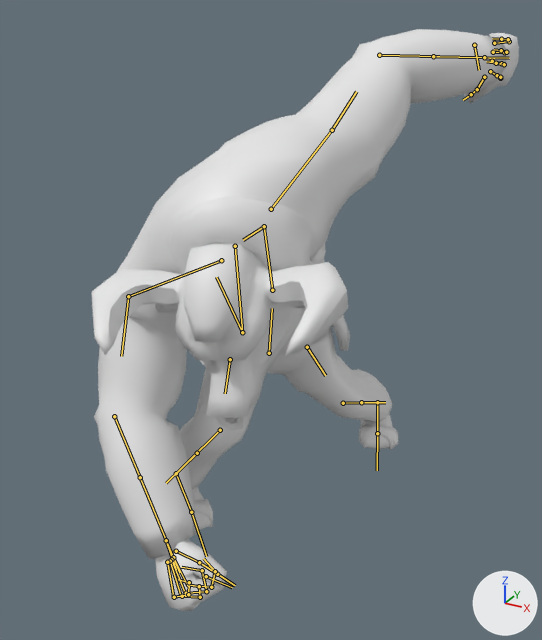
A saved change to the FBX model Assets/ART/Animation/Minotaurus/Combat/FistWeapon/Minotaurus_ATK01.fbx.
Both versions are drawn from a 50 mm lens placed at (2.49, -5.31, 3.2), pointed at (0.49, -1.67, 1.38). Every picture has the same lights, and +X, +Y and +Z are marked at lower right. Both versions are drawn at frame 61 of the action 'Minotaurus_ATK01'; the numbers are the values there. The bones that bend it are drawn over the model as lines.

The first picture shows 'Minotaurus'.
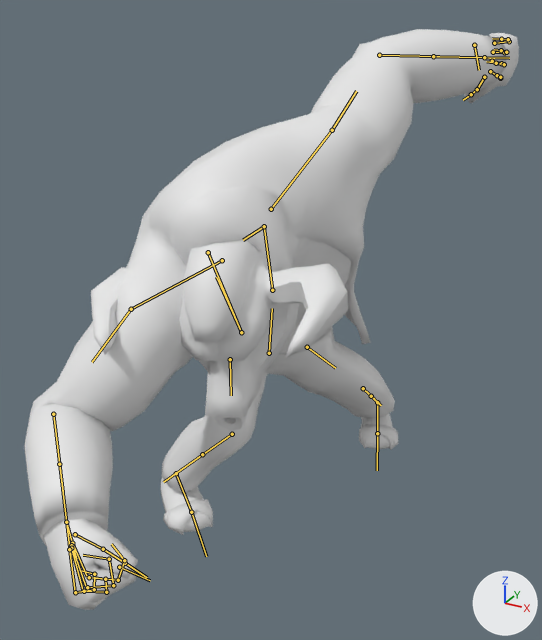
Patch to the scene script:
```diff
--- a/Assets/ART/Animation/Minotaurus/Combat/FistWeapon/Minotaurus_ATK01.fbx.py
+++ b/Assets/ART/Animation/Minotaurus/Combat/FistWeapon/Minotaurus_ATK01.fbx.py
@@ bone_spine_01_x @@
 bone_spine_01_x = bpy.data.objects['root'].pose.bones['spine_01.x']  # child of 'root.x'
-bone_spine_01_x.rotation_quaternion = (0.932, 0.162, -0.318, 0.063)  # degrees (19, -38, 1)
+bone_spine_01_x.rotation_quaternion = (0.983, 0.139, -0.055, 0.104)  # degrees (15, -8, 11)
@@ bone_spine_02_x @@
 bone_spine_02_x = bpy.data.objects['root'].pose.bones['spine_02.x']  # child of 'spine_01.x'
-bone_spine_02_x.rotation_quaternion = (0.819, 0.394, 0.39, 0.145)  # degrees (63, 32, 40)
+bone_spine_02_x.rotation_quaternion = (0.884, 0.32, 0.181, 0.288)  # degrees (43, 8, 39)
@@ bone_neck_x @@
 bone_neck_x = bpy.data.objects['root'].pose.bones['neck.x']  # child of 'spine_02.x'
-bone_neck_x.location = (-2.7, 0.0, -0.1)
-bone_neck_x.rotation_quaternion = (0.939, -0.017, -0.023, 0.344)  # degrees (-3, -2, 40)
+bone_neck_x.location = (-14.9, -7.5, -3.7)
+bone_neck_x.rotation_quaternion = (0.958, 0.056, -0.206, 0.193)  # degrees (2, -25, 22)
@@ bone_head_x @@
 bone_head_x = bpy.data.objects['root'].pose.bones['head.x']  # child of 'neck.x'
-bone_head_x.rotation_quaternion = (0.878, -0.477, -0.019, 0.021)  # degrees (-57, -1, 3)
+bone_head_x.rotation_quaternion = (0.845, -0.459, -0.229, 0.15)  # degrees (-61, -14, 29)
@@ bone_shoulder_r @@
 bone_shoulder_r = bpy.data.objects['root'].pose.bones['shoulder.r']  # child of 'spine_02.x'
-bone_shoulder_r.rotation_quaternion = (0.989, 0.046, 0.142, -0.017)  # degrees (5, 16, -1)
+bone_shoulder_r.rotation_quaternion = (0.831, 0.36, 0.366, 0.215)  # degrees (58, 27, 44)
@@ bone_arm_stretch_r @@
 bone_arm_stretch_r = bpy.data.objects['root'].pose.bones['arm_stretch.r']  # child of 'shoulder.r'
-bone_arm_stretch_r.rotation_quaternion = (0.873, 0.32, -0.238, 0.279)  # degrees (32, -37, 25)
+bone_arm_stretch_r.rotation_quaternion = (0.935, 0.076, 0.241, -0.251)  # degrees (1, 29, -30)
@@ bone_forearm_stretch_r @@
 bone_forearm_stretch_r = bpy.data.objects['root'].pose.bones['forearm_stretch.r']  # child of 'arm_stretch.r'
-bone_forearm_stretch_r.rotation_quaternion = (0.993, 0.0, 0.0, 0.122)  # degrees (0, 0, 14)
+bone_forearm_stretch_r.rotation_quaternion = (0.856, 0.0, 0.0, 0.516)  # degrees (0, 0, 62)
@@ bone_hand_r @@
 bone_hand_r = bpy.data.objects['root'].pose.bones['hand.r']  # child of 'forearm_stretch.r'
-bone_hand_r.rotation_quaternion = (0.809, 0.188, 0.532, 0.167)  # degrees (53, 53, 51)
+bone_hand_r.rotation_quaternion = (0.905, -0.077, 0.413, -0.07)  # degrees (-17, 47, -16)
@@ bone_shoulder_l @@
 bone_shoulder_l = bpy.data.objects['root'].pose.bones['shoulder.l']  # child of 'spine_02.x'
-bone_shoulder_l.rotation_quaternion = (0.879, -0.259, 0.366, -0.164)  # degrees (-44, 34, -35)
+bone_shoulder_l.rotation_quaternion = (0.927, -0.306, -0.216, 0.019)  # degrees (-39, -23, 10)
@@ bone_arm_stretch_l @@
 bone_arm_stretch_l = bpy.data.objects['root'].pose.bones['arm_stretch.l']  # child of 'shoulder.l'
-bone_arm_stretch_l.rotation_quaternion = (0.889, 0.315, -0.305, 0.134)  # degrees (38, -39, 3)
+bone_arm_stretch_l.rotation_quaternion = (0.863, 0.191, 0.23, 0.407)  # degrees (32, 14, 55)
@@ bone_thigh_stretch_l @@
 bone_thigh_stretch_l = bpy.data.objects['root'].pose.bones['thigh_stretch.l']  # child of 'root.x'
-bone_thigh_stretch_l.rotation_quaternion = (0.934, 0.194, 0.296, 0.04)  # degrees (27, 33, 13)
+bone_thigh_stretch_l.rotation_quaternion = (0.935, 0.344, -0.042, -0.079)  # degrees (41, -1, -10)
@@ bone_foot_l @@
 bone_foot_l = bpy.data.objects['root'].pose.bones['foot.l']  # child of 'leg_stretch.l'
-bone_foot_l.rotation_quaternion = (0.907, 0.377, -0.17, -0.078)  # degrees (47, -14, -16)
+bone_foot_l.rotation_quaternion = (0.862, 0.232, -0.125, -0.433)  # degrees (31, -1, -54)
@@ bone_thigh_stretch_r @@
 bone_thigh_stretch_r = bpy.data.objects['root'].pose.bones['thigh_stretch.r']  # child of 'root.x'
-bone_thigh_stretch_r.rotation_quaternion = (0.861, 0.195, -0.004, 0.47)  # degrees (20, -11, 55)
+bone_thigh_stretch_r.rotation_quaternion = (0.872, 0.156, -0.092, 0.456)  # degrees (11, -18, 53)
@@ bone_foot_r @@
 bone_foot_r = bpy.data.objects['root'].pose.bones['foot.r']  # child of 'leg_stretch.r'
-bone_foot_r.rotation_quaternion = (0.963, 0.155, 0.03, 0.218)  # degrees (18, -1, 25)
+bone_foot_r.rotation_quaternion = (0.969, 0.183, 0.086, 0.144)  # degrees (22, 7, 18)
```

Boxes (x1, y1, x2, y2) around the edits, measured in the pictures (542 x 640 px):
'Minotaurus', posed (16% wider)
    before: (92, 29, 519, 611)
    after: (24, 29, 519, 610)
bone 'neck.x', root to tip
    before: (235, 246) to (242, 332)
    after: (208, 252) to (241, 332)
bone 'head.x', root to tip
    before: (242, 332) to (216, 277)
    after: (241, 332) to (216, 277)
bone 'shoulder.r', root to tip
    before: (221, 260) to (128, 296)
    after: (222, 260) to (131, 309)
bone 'arm_stretch.r', root to tip
    before: (128, 296) to (121, 356)
    after: (131, 309) to (92, 362)
bone 'forearm_stretch.r', root to tip
    before: (114, 416) to (153, 508)
    after: (53, 414) to (63, 492)
bone 'hand.r', root to tip
    before: (166, 540) to (176, 569)
    after: (66, 522) to (76, 558)
bone 'thigh_stretch.l', root to tip
    before: (307, 347) to (325, 375)
    after: (307, 347) to (335, 368)
bone 'thigh_stretch.r', root to tip
    before: (230, 359) to (225, 393)
    after: (230, 359) to (231, 395)
